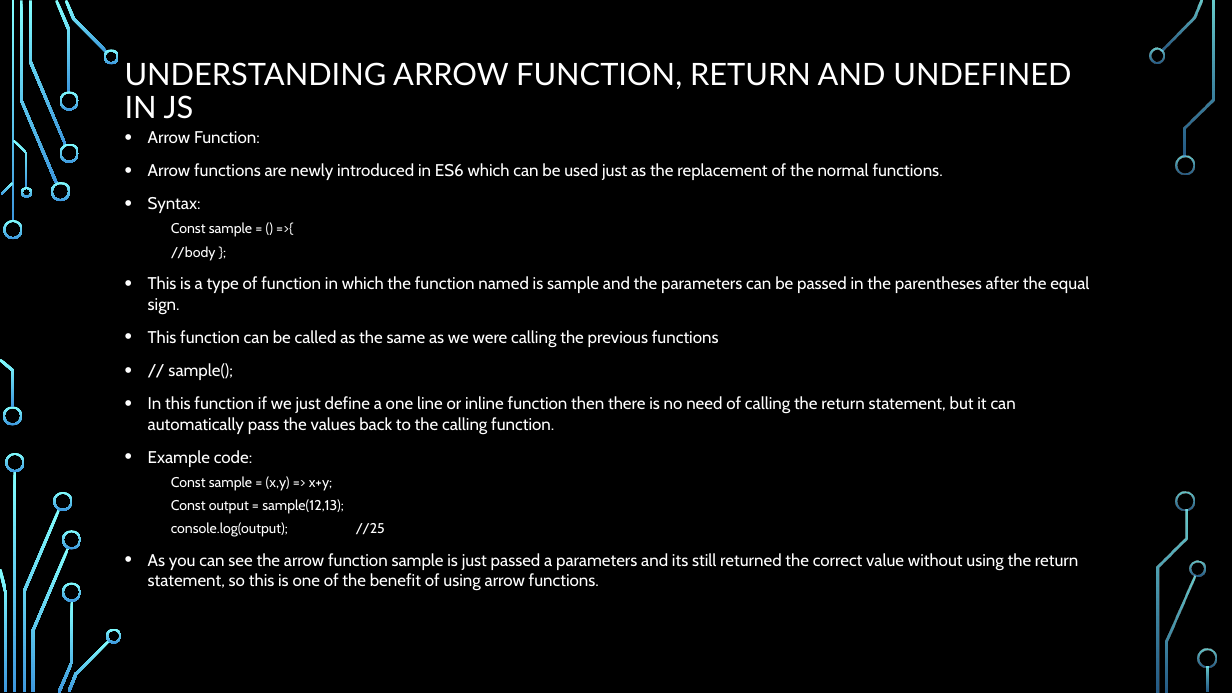
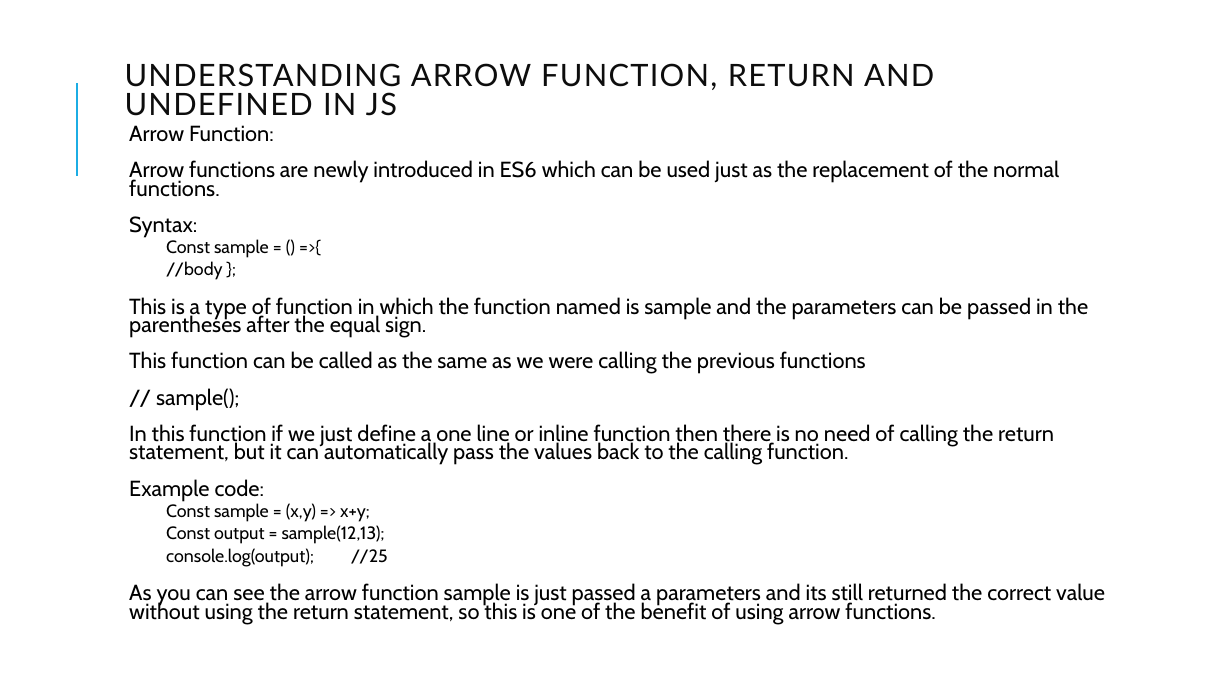
Before and after one commit to PramodJana/JavaScript, a slide deck: slide 16 of GFG JS Course Curriculam/Articles/003 Funtional Programming.pptx. Drawn at 1232x693 pixels with LibreOffice and Linux fonts; fonts in the diff are those of the drawing; background and template pictures are left out. Boxes give left, top, right and bottom in pixels: in the first picture for what was removed or moved away, otherwise in the second. Text is boxed around its words. In the diff, an @@ line names an element or a change of style, - is before the commit and + after.

```diff
--- a/GFG JS Course Curriculam/Articles/003 Funtional Programming.pptx
+++ b/GFG JS Course Curriculam/Articles/003 Funtional Programming.pptx
@@ background picture (left out) to #FFFFFF @@
@@ line added from (77, 176) to (77, 83), #1CADE4 1.5 pt @@
@@ title "UNDERSTANDING ARROW FUNCTION, RETURN AND ..." at (125, 63, 934, 116): text colour #FFFFFF to #0D0D0D, letter spacing 0 to 1 pt; line spacing 0.9 to 0.8 @@
@@ text "Arrow Function:" at (129, 125, 1105, 625): size 13.2 to 17.1 pt in "Arrow Function:", "Arrow functions are newly introduced in ES6 ...", "Syntax:", "This is a type of function in ..." and 5 more places; text colour #FFFFFF to #000000; size 11 to 13.9 pt in "Const sample = () =>{", "//body };", "Const sample = (x,y) => x+y;", "Const output = sample(12,13);" and 1 more places; bullet • to  ; line spacing 1 to 0.7; more space between paragraphs @@
@@ group removed at (0, 0, 1217, 693): 33 freeform shapes, 3 rectangles @@
```
Also in this commit, not shown: 15 other slides changed, 27 slides added, 27 slides removed.
